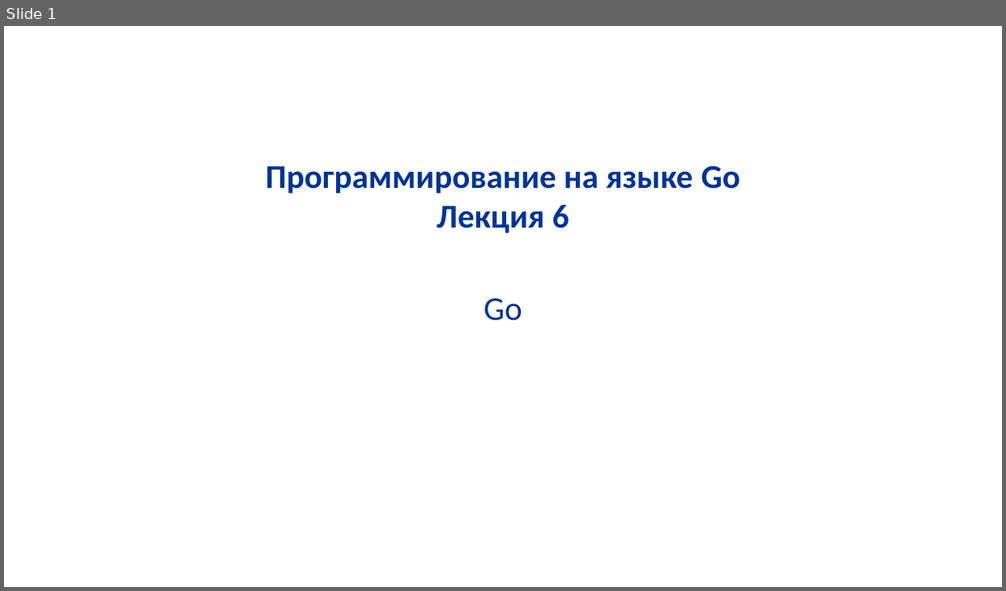
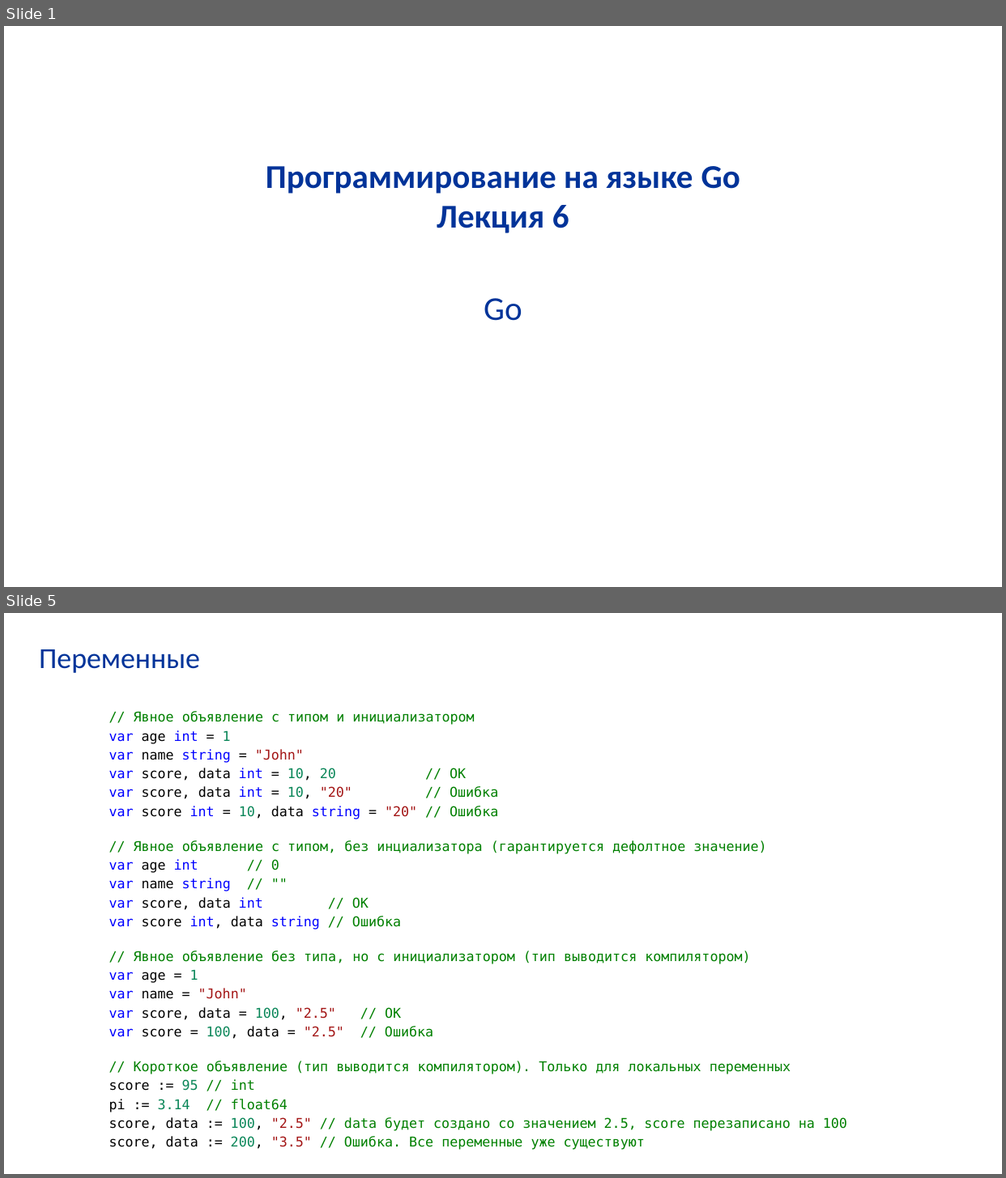
Before and after one commit to VladimirChabanov/alg_and_prog_2025, a slide deck: 01_lectures/lecture_06/presentation_go.pptx. Shown one above the other, each under a label of ours: slide 1 before the commit, slides 1 and 5 after it; the slides between them are not shown. The pictures are 1006x591 and 1006x1178 pixels, drawn with LibreOffice and Linux fonts; fonts in the diff are those of the drawing. Boxes give left, top, right and bottom in pixels: in the first picture for what was removed or moved away, otherwise in the second. Text is boxed around its words. In the diff, an @@ line names an element or a change of style, - is before the commit and + after.

```diff
--- a/01_lectures/lecture_06/presentation_go.pptx
+++ b/01_lectures/lecture_06/presentation_go.pptx
@@ slide 5 added at (4,613,1002,1174), background #FFFFFF @@
@@ title added at (39,649,200,673), 28 pt, text #003399 @@
+Переменные
@@ text added at (109,711,847,1148), 12.9 pt, text #008000 @@
+// Явное объявление с типом и инициализатором
+var age int = 1
+var name string = "John"
+var score, data int = 10, 20 // ОК
+var score, data int = 10, "20" // Ошибка
+var score int = 10, data string = "20" // Ошибка
+// Явное объявление с типом, без инциализатора (гарантируется дефолтное значение)
+var age int // 0
+var name string // ""
+var score, data int // ОК
+var score int, data string // Ошибка
+// Явное объявление без типа, но с инициализатором (тип выводится компилятором)
+var age = 1
+var name = "John"
+var score, data = 100, "2.5" // ОК
+var score = 100, data = "2.5" // Ошибка
+// Короткое объявление (тип выводится компилятором). Только для локальных переменных
+score := 95 // int
+pi := 3.14 // float64
+score, data := 100, "2.5" // data будет создано со значением 2.5, score перезаписано на 100
+score, data := 200, "3.5" // Ошибка. Все переменные уже существуют
```
Also in this commit, not shown: 7 slides changed, 76 other slides added, 2 other files.
